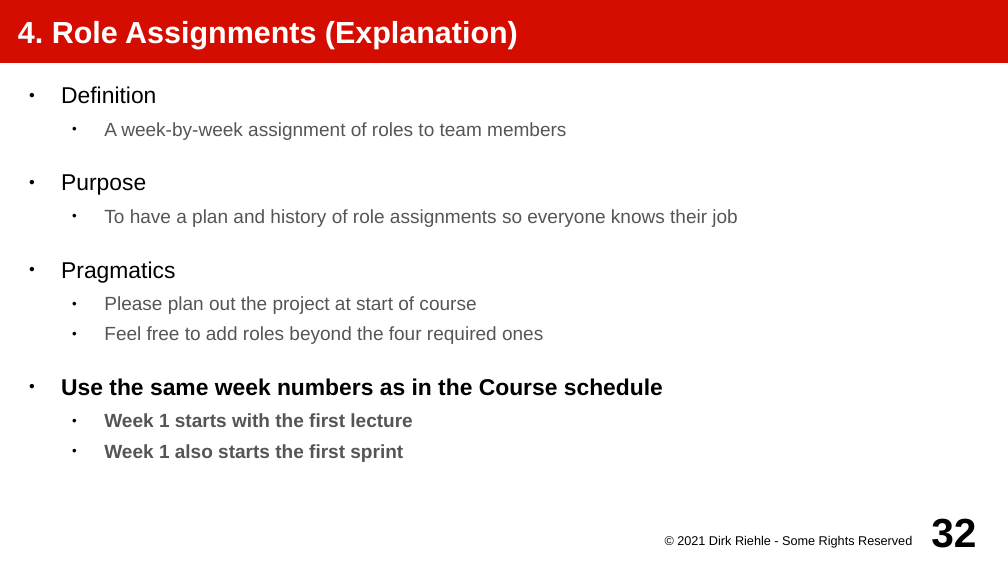
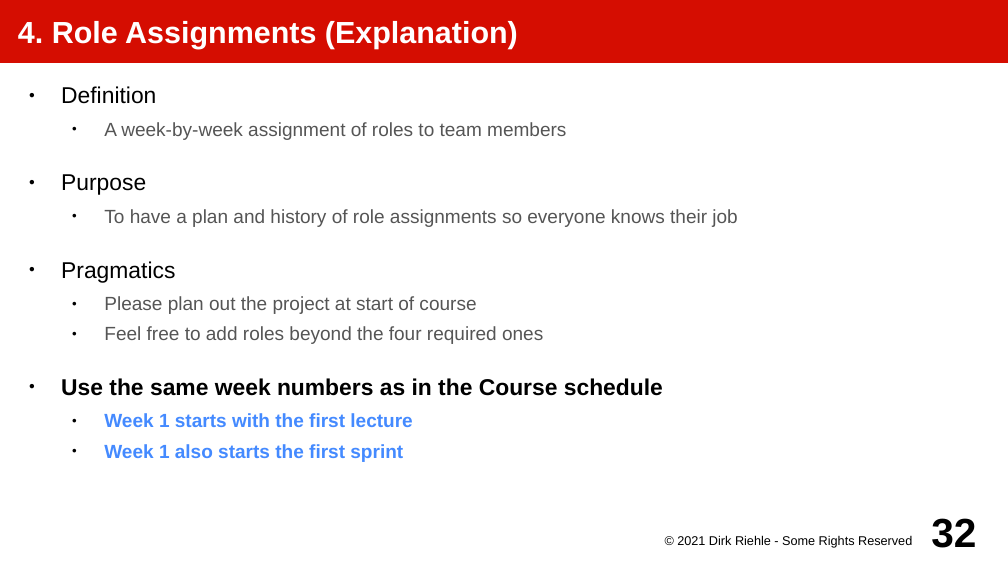
Before and after one commit to dirkriehle/amos-course, a slide deck: slide 32 of Lecture slides/AMOS A02 - Project Setup.odp. Drawn at 1008x567 pixels with LibreOffice and Linux fonts; fonts in the diff are those of the drawing. Boxes give left, top, right and bottom in pixels: in the first picture for what was removed or moved away, otherwise in the second. Text is boxed around its words. In the diff, an @@ line names an element or a change of style, - is before the commit and + after.

```diff
--- a/Lecture slides/AMOS A02 - Project Setup.odp
+++ b/Lecture slides/AMOS A02 - Project Setup.odp
@@ text at (104,413,412,462): text colour #555555 to #448AFF in "Week 1 starts with the first lecture", "Week 1 also starts the first sprint" @@
```
Also in this commit, not shown: 7 other slides changed, 25 other files.
